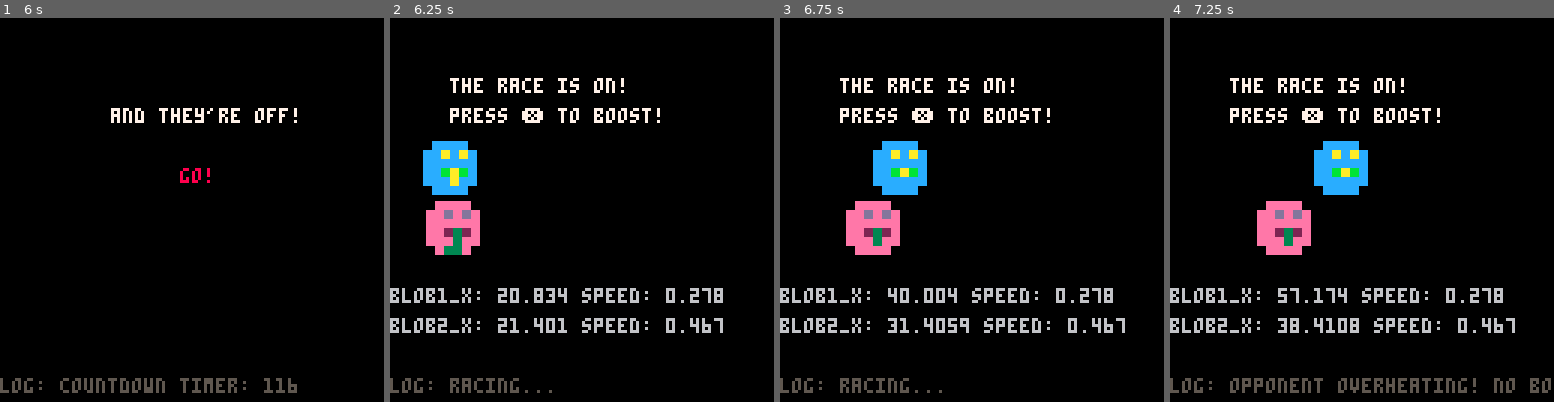
Above: before the commit, frames 1-4 (left to right).
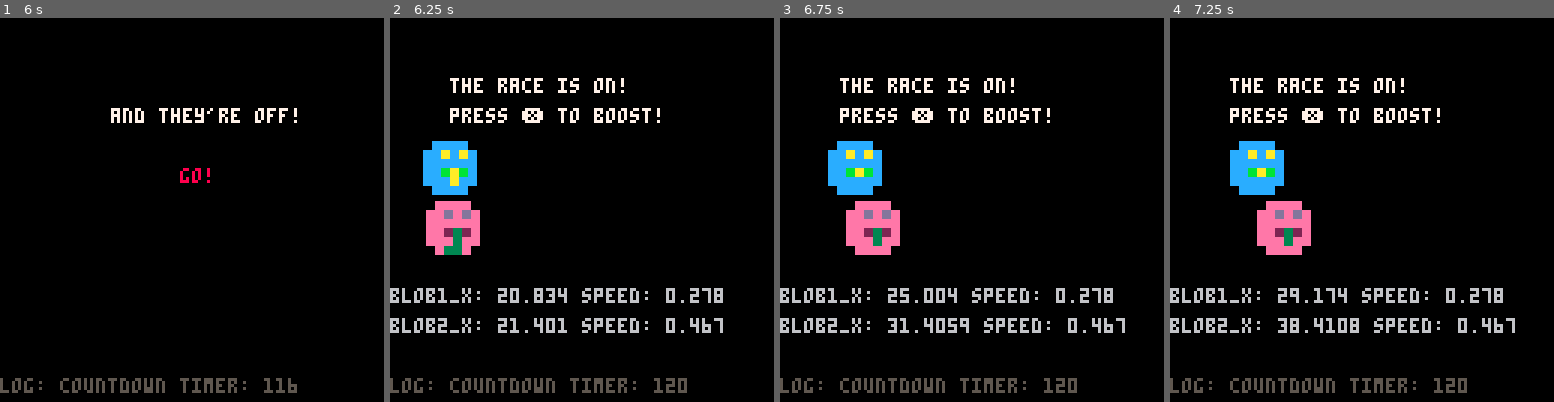
Above: after the commit, the same moments.

Repository: geopet/formula-blob
Game: PICO-8 cartridge blob_race.p8
Two runs of this game, one before a commit and one after it. Both use one fixed random seed, a clock stepped at 60 frames per second and the inputs below.
Inputs:
- Up to frame 1 (6 s): tap X (X key) at 0.33, 1.07, 1.85, 2.97, 4.08, 5.2 s; tap O (Z key) at 0.7, 1.7, 2.1, 2.5, 2.9, 3.3, 3.7, 4.1, 4.5, 4.9, 5.3, 5.7 s; hold Right 1.6-2.1 s; hold Right 2.47-3.03 s; hold Left 3.08-3.58 s; hold Right 4.02-4.68 s; hold Left 5.08-5.68 s
- Up to frame 2 (6.25 s): hold Right from 6.08 s (still down); tap O (Z key) at 6.1 s
- Up to frame 3 (6.75 s): tap X (X key) at 6.32 s; tap O (Z key) at 6.5 s; release Right at 6.58 s; hold Right from 6.63 s (still down)
- Up to frame 4 (7.25 s): tap O (Z key) at 6.9 s; release Right at 7.13 s

Frame 1 is identical in both runs. In frame 2, 1.0% of the frame differs, in the area x 15-78%, y 93-98%; in frame 3, 4.1%; in frame 4, 4.6%, in the area x 15-100%, y 32-98%.

Commit message:
feat(opp-boost): boost with more variation
The opponent doesn't just boost straight out of the gate and use it all
in one shot. There is more variation here now.

Reference: #31

Diff:
--- a/blob_race.p8
+++ b/blob_race.p8
@@ -46,6 +46,8 @@
         overheating = false,
         overheating_timer = nil,
         amount = nil,
+        timer = nil,
+        cooldown = nil,
         did_breakdown = false
     }
 end
@@ -109,11 +111,13 @@
             opponent_boost.overheating = false
             opponent_boost.overheating_timer = 0
             opponent_boost.amount = 0
+            opponent_boost.timer = 0
+            opponent_boost.cooldown = 0
             opponent_boost.did_breakdown = false
 
             -- testing values
-            -- blob1_speed = 0.3
-            -- blob2_speed = 0.3
+            -- blob1_speed = 0.1
+            -- blob2_speed = 0.1
 
             race_winner = 0
         end
@@ -129,6 +133,7 @@
                 player_boost.active = true
                 player_boost.meter -= 5
                 player_boost.amount = 1.5
+                -- log_msg = "player boost meter: " .. player_boost.meter
                 sfx(3)
             else
                 player_boost.overheating = true
@@ -141,15 +146,29 @@
             player_boost.active = false
         end
 
-        -- will opponent boost?
-        if (not opponent_boost.did_breakdown and not opponent_boost.overheating and not opponent_boost.active) then
-            opponent_boost_check = rnd(1)
-            if ((opponent_boost_check < 0.1)) then
-                opponent_boost.active = true
+        if (not opponent_boost.active and not opponent_boost.overheating and opponent_boost.cooldown >= 0) then
+            opponent_boost_random = rnd(1)
+
+            if (opponent_boost_random < 0.05) then
+                if (opponent_boost.timer <= 5) then
+                    if (opponent_boost.meter > 0) then
+                        opponent_boost.active = true -- boost away!
+                        sfx(5)
+                    end
+                end
             else
-                opponent_boost.active = false
+                opponent_boost.active = false -- didn't meet random chance
             end
-            -- log_msg = "opp boost check: " .. opponent_boost_check
+        elseif (not opponent_boost.active and not opponent_boost.overheating and opponent_boost.cooldown > 0) then
+            opponent_boost.cooldown -= 1
+            opponent_boost.active = false
+        elseif (opponent_boost.active and opponent_boost.timer >= 5) then
+            opponent_boost.active = false
+            opponent_boost.timer = 0
+            opponent_boost.cooldown = 30
+        elseif (opponent_boost.active and opponent_boost.timer < 5) then
+            opponent_boost.timer += 1
+            opponent_boost.active = true
         end
 
         -- opponent boost logic
@@ -158,6 +177,7 @@
                 opponent_boost.meter -= 5
                 opponent_boost.amount = 1.5
                 sfx(5)
+                --log_msg = "opponent boost timer: " .. opponent_boost.timer
             else
                 opponent_boost.overheating = true
                 opponent_boost.overheating_timer = 0
@@ -165,6 +185,7 @@
                 opponent_boost.meter = 0
                 opponent_boost.did_breakdown = true
                 sfx(4)
+                --log_msg = "opponent boost meter: " .. opponent_boost.meter
             end
         else
             opponent_boost.active = false
@@ -327,15 +348,15 @@
             player_boost.overheating = false
             player_boost.overheating_timer = 0
             player_boost.amount = 0.01
-            log_msg = "overheat off!"
+            -- log_msg = "overheat off!"
         else
             player_boost.active = false
             player_boost.amount = -0.5
-            log_msg = "overheating! no boost!"
+            -- log_msg = "overheating! no boost!"
         end
     elseif (not player_boost.overheating) then
             player_boost.amount = 0
-            log_msg = "racing..."
+            -- log_msg = "racing..."
     end
 end
 
@@ -347,15 +368,15 @@
             opponent_boost.overheating = false
             opponent_boost.overheating_timer = 0
             opponent_boost.amount = 0.01
-            log_msg = "overheat off!"
+            -- log_msg = "overheat off!"
         else
             opponent_boost.active = false
             opponent_boost.amount = -0.5
-            log_msg = "opponent overheating! no boost!"
+            -- log_msg = "opponent overheating! no boost!"
         end
     elseif (not opponent_boost.overheating) then
             opponent_boost.amount = 0
-            log_msg = "racing..."
+            -- log_msg = "racing..."
     end
 end
 
